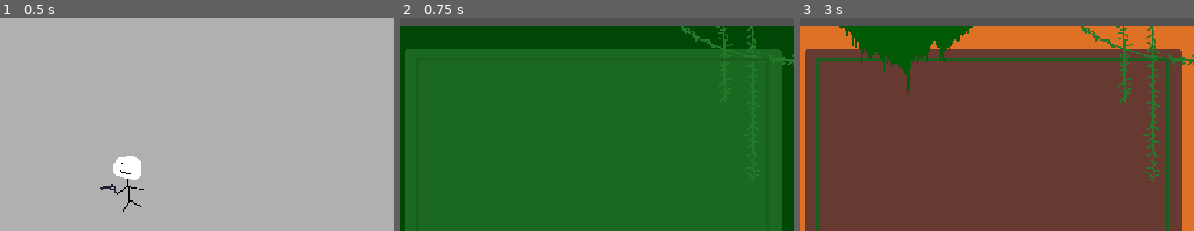
Above: before the commit, frames 1-3 (left to right).
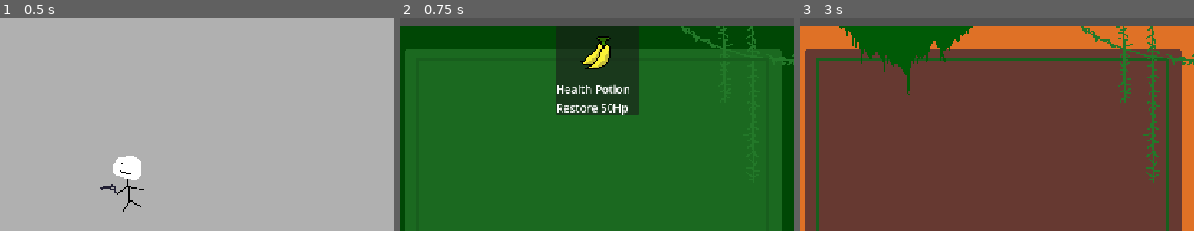
Above: after the commit, the same moments.

Repository: xjamal21/bullet-heaven-game-
Game: Godot game, scene res://tscnfiles/main_game.tscn
Two runs of this game, one before a commit and one after it. Both use one fixed random seed, a clock stepped at 60 frames per second and the inputs below.
Inputs (mouse positions are % of the whole screen's width and height, from its top left):
- Up to frame 1 (0.5 s): no input
- Up to frame 2 (0.75 s): click (3, 44) at 0.5 s
- Up to frame 3 (3 s): click (20, 26) at 1.25 s; click (57, 22) at 2.02 s; click (21, 64) at 2.75 s
The pictures show only the part of the screen within x 32-82%, y 10-60%; the shares and areas given below are measured in that part.

Frame 1 is identical in both runs. In frame 2, 8.8% of the frame differs, in the area x 39-61%, y 3-46%; in frame 3, nothing differs.

Commit message:
im gonna kms lolololloloolol
bullshit shop menu WONT fucking do what i say but here it is XD!

Diff:
--- /dev/null
+++ b/ItemCard.tscn
@@ -0,0 +1,32 @@
+[gd_scene format=3 uid="uid://bhfoql1eawtdp"]
+
+[ext_resource type="Script" uid="uid://bc4o1wlgo1p77" path="res://item_card.gd" id="1_mmei7"]
+
+[node name="ItemCard" type="Button" unique_id=2067411088]
+custom_minimum_size = Vector2(120, 129)
+offset_right = 120.0
+offset_bottom = 140.0
+script = ExtResource("1_mmei7")
+
+[node name="VBoxContainer" type="VBoxContainer" parent="." unique_id=823854264]
+layout_mode = 1
+anchors_preset = 15
+anchor_right = 1.0
+anchor_bottom = 1.0
+grow_horizontal = 2
+grow_vertical = 2
+
+[node name="TextureRect" type="TextureRect" parent="VBoxContainer" unique_id=141316971]
+custom_minimum_size = Vector2(64, 64)
+layout_mode = 2
+size_flags_vertical = 3
+expand_mode = 1
+stretch_mode = 5
+
+[node name="Label" type="Label" parent="VBoxContainer" unique_id=812656269]
+layout_mode = 2
+
+[node name="Label2" type="Label" parent="VBoxContainer" unique_id=245060716]
+layout_mode = 2
+
+[connection signal="pressed" from="." to="." method="_on_pressed"]
--- a/gdscripts/shop.gd
+++ b/gdscripts/shop.gd
@@ -5,13 +5,27 @@
 @onready var category_button: Control = $ShopBackground/MainLayout/LeftSidebar/ItemCategory
 @onready var shop_ui: CanvasLayer = $ShopUI
 
+@export var item_card_scene: PackedScene = preload("res://ItemCard.tscn")
+
 var category_background: Dictionary = {
 	"Health": preload("res://assets/ui/healthcategory.png"),
 	"Attack": preload("res://assets/ui/TESTING.png")
 }
 
+var shop_database: Array[Dictionary] = [
+	{
+		"name": "Health Potion",
+		"price": 50,
+		"category": "Health",
+		"description": "Restore 50Hp",
+		"icon": preload("res://assets/items/banana.png")
+	}
+]
+
 func _ready() -> void:
 	hide()
+	populate_shop()
+	#filter_items_by_category("Health")
 
 	for button in category_button.get_children():
 		if button is Button or button is TextureButton:
@@ -25,6 +39,18 @@
 
 	filter_items_by_category(category)
 
+func populate_shop() -> void:
+	for child in item_grid.get_children():
+		child.queue_free()
+
+	for item in shop_database:
+		var card = item_card_scene.instantiate()
+		item_grid.add_child(card)
+		card.setup(item)
+
+		if card.has_signal("item_clicked"):
+			card.item_clicked.connect(_on_item_clicked)
+
 func filter_items_by_category(category_name: String) -> void:
 	for item_card in item_grid.get_children():
 		if item_card.has_meta("category"):
@@ -33,6 +59,9 @@
 		else:
 			item_card.visible = true
 
+func _on_item_clicked(item_data: Dictionary) -> void:
+	print("Player clicked on: ", item_data["name"])
+
 func _on_texture_button_pressed() -> void:
 	if visible:
 		hide()
--- /dev/null
+++ b/item_card.gd
@@ -0,0 +1,27 @@
+extends Button
+
+signal item_clicked(item_data: Dictionary)
+
+@onready var icon_rect: TextureRect = $VBoxContainer/TextureRect
+@onready var name_label: Label = $VBoxContainer/Label
+@onready var desc_label: Label = $VBoxContainer/Label2
+
+var card_data: Dictionary = {}
+
+func setup(data: Dictionary) -> void:
+	card_data = data
+	name_label.text = data.get("name", "Item")
+	desc_label.text = data.get("description", "")
+	icon_rect.texture = data.get("icon", null)
+
+	var loaded_icon = data.get("icon", null)
+	print("--- CARD SETUP RUNNING ---")
+	print("Loaded icon object is: ", loaded_icon)
+
+	icon_rect.texture = loaded_icon
+	print("TextureRect actual texture is now: ", icon_rect.texture)
+
+	set_meta("category", data.get("category", "General"))
+
+func _on_pressed() -> void:
+	item_clicked.emit(card_data)
--- a/tscnfiles/testshop.tscn
+++ b/tscnfiles/testshop.tscn
@@ -70,13 +70,23 @@
 [node name="StatTracker" type="VBoxContainer" parent="ShopBackground/MainLayout/LeftSidebar" unique_id=945233437]
 layout_mode = 2
 
+[node name="Control" type="Control" parent="ShopBackground/MainLayout" unique_id=1359433631]
+layout_mode = 2
+size_flags_horizontal = 3
+
 [node name="RightSidebar" type="VBoxContainer" parent="ShopBackground/MainLayout" unique_id=1747256464]
+custom_minimum_size = Vector2(400, 40)
 layout_mode = 2
 size_flags_horizontal = 3
 
 [node name="ScrollContainer" type="ScrollContainer" parent="ShopBackground/MainLayout/RightSidebar" unique_id=1595644749]
+custom_minimum_size = Vector2(400, 300)
 layout_mode = 2
+size_flags_vertical = 3
 horizontal_scroll_mode = 0
 
 [node name="GridContainer" type="GridContainer" parent="ShopBackground/MainLayout/RightSidebar/ScrollContainer" unique_id=1136385849]
 layout_mode = 2
+size_flags_horizontal = 3
+size_flags_vertical = 3
+columns = 3
Not shown, added: item_card.gd.uid
Not shown, added: gdscripts/README.md
